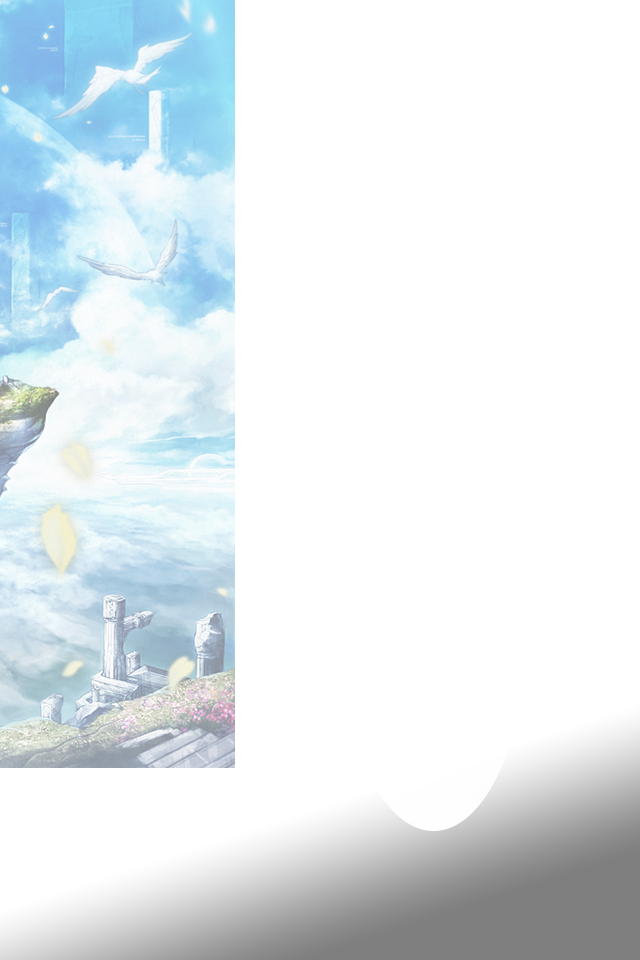
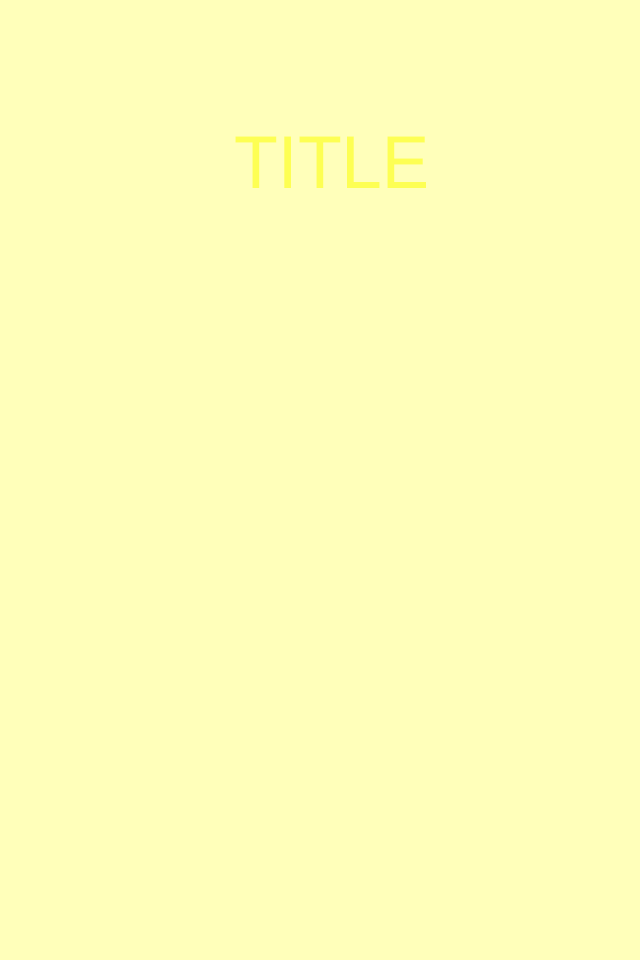
The second 640 x 960 image is a revision of the first. Changes to its layers:
added layer "label test_label" above "layer bg" over [235,136,426,188]
renamed "sprite test_bg" to "layer bg", opacity 50% → 100%, painted on it over [0,0,640,960]
removed group "sprite test_parent" (3 layers) over [0,0,640,960]
removed group "sprite test_child" (1 layers) from group "sprite test_parent" over [340,427,527,831]
removed layer "__content" (1st of 2, in "sprite test_parent" › "sprite test_child") from group "sprite test_child" over [340,427,527,831]
removed layer "__content" (2nd of 2, in "sprite test_parent") (was 50%) from group "sprite test_parent" over [0,0,640,960]
